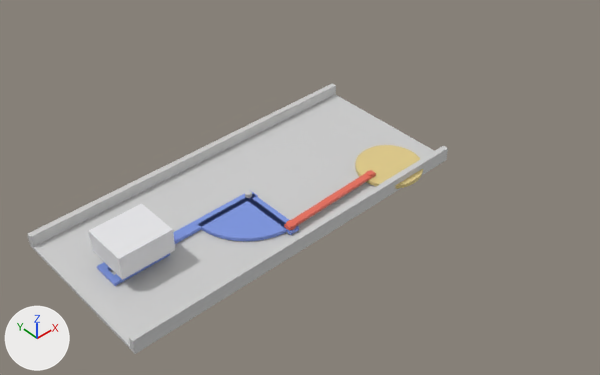
What one commit did to the Blender file Палка_демо.blend.
Before and after are seen from a 50 mm lens placed at (-57.4, -145.0, 151.3), pointed at (74.1, -0.6, -4.6). Every picture has the same lights, and +X, +Y and +Z are marked at lower left. The picture after the commit comes second.

The first picture shows 'Arm1', 'Arm3', 'Arm3Cap', 'Arm3RailN', 'Arm3RailS', 'AxisPost', 'Base', 'Cart', 'Corner1', 'CrankDisc', 'CrankPin', 'Palka', 'Slab', 'WallN', 'WallS'.
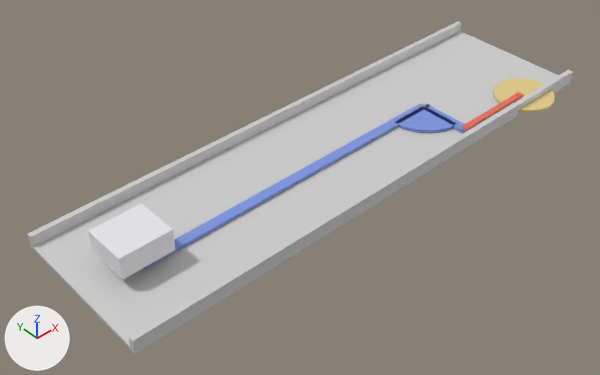
ob_pivot is not drawn itself; it is the parent of ob_base, ob_arm1, ob_corner1, ob_arm3, ob_arm3railn, ob_arm3rails, ob_arm3cap.
ob_crank is not drawn itself; it is the parent of ob_crankdisc, ob_crankpin.

The change, as a list of edits to the scene's bpy script:
```text
Change me_base:
    used by ob_base; parent = ob_pivot; location = (0.0, 0.0, 0.0)
    remove me_base.from_pydata(...)  # 64 vertices, 92 faces; spans x -18.0..0.0, y -18.0..0.0, z 1.3..2.3
    add me_base.from_pydata(...)  # 64 vertices, 92 faces; spans x -14.0..0.0, y -14.0..0.0, z 1.3..2.3
    me_base part 1: the whole mesh is scaled about the mesh origin by (0.778, 0.778, 1)
Change ob_slab:
    ob_slab.location: (56.0, 0.0, 0.5) -> (89.0, 0.0, 0.5)
    ob_slab.scale: (56.0, 25.0, 0.5) -> (89.0, 25.0, 0.5)
Change ob_walln:
    ob_walln.location: (56.0, 24.1, 2.8) -> (89.0, 24.1, 2.8)
    ob_walln.scale: (56.0, 0.9, 1.75) -> (89.0, 0.9, 1.75)
Change ob_walls:
    ob_walls.location: (56.0, -24.1, 2.8) -> (89.0, -24.1, 2.8)
    ob_walls.scale: (56.0, 0.9, 1.75) -> (89.0, 0.9, 1.75)
Change ob_pivot:
    ob_pivot.location: (55.0, 0.0, 0.0) -> (127.0, -2.5, 0.0)
Change ob_arm1:
    ob_arm1.matrix_parent_inverse: Matrix(((1.0, 0.0, 0.0, -55.0), (0.0, 1.0, 0.0, 0.0), (0.0, 0.0, 1.0, 0.0), (0.0, 0.0, 0.0, 1.0))) -> Matrix(((1.0, 0.0, 0.0, -127.0), (0.0, 1.0, 0.0, 2.5), (0.0, 0.0, 1.0, 0.0), (0.0, 0.0, 0.0, 1.0)))
    ob_arm1.location: (55.0, -9.8, 1.8) -> (127.0, -12.3, 1.8)
Change ob_corner1:
    ob_corner1.matrix_parent_inverse: Matrix(((1.0, 0.0, 0.0, -55.0), (0.0, 1.0, 0.0, 0.0), (0.0, 0.0, 1.0, 0.0), (0.0, 0.0, 0.0, 1.0))) -> Matrix(((1.0, 0.0, 0.0, -127.0), (0.0, 1.0, 0.0, 2.5), (0.0, 0.0, 1.0, 0.0), (0.0, 0.0, 0.0, 1.0)))
    ob_corner1.location: (55.0, -18.0, 2.95) -> (127.0, -20.5, 2.95)
Change ob_arm3:
    ob_arm3.matrix_parent_inverse: Matrix(((1.0, 0.0, 0.0, -55.0), (0.0, 1.0, 0.0, 0.0), (0.0, 0.0, 1.0, 0.0), (0.0, 0.0, 0.0, 1.0))) -> Matrix(((1.0, 0.0, 0.0, -127.0), (0.0, 1.0, 0.0, 2.5), (0.0, 0.0, 1.0, 0.0), (0.0, 0.0, 0.0, 1.0)))
    ob_arm3.location: (41.0, 0.0, 1.8) -> (73.0, -2.5, 1.8)
    ob_arm3.scale: (16.0, 1.6, 0.5) -> (56.0, 1.6, 0.5)
Remove ob_arm3railn:
    ob_arm3railn = bpy.data.objects.new('Arm3RailN', me_cube_006)
Change ob_arm3rails:
    remove ob_arm3rails.parent = ob_pivot
    remove ob_arm3rails.matrix_parent_inverse = Matrix(((1.0, 0.0, 0.0, -55.0), (0.0, 1.0, 0.0, 0.0), (0.0, 0.0, 1.0, 0.0), (0.0, 0.0, 0.0, 1.0)))
Remove ob_arm3cap:
    ob_arm3cap = bpy.data.objects.new('Arm3Cap', me_cube_008)
Change ob_axispost:
    ob_axispost.location: (55.0, 0.0, 2.2) -> (127.0, -2.5, 2.2)
Change ob_crank:
    ob_crank.location: (95.0, -17.0, 0.0) -> (157.0, -20.5, 0.0)
Change ob_crankdisc:
    ob_crankdisc.matrix_parent_inverse: Matrix(((1.0, 0.0, 0.0, -95.0), (0.0, 1.0, 0.0, 17.0), (0.0, 0.0, 1.0, 0.0), (0.0, 0.0, 0.0, 1.0))) -> Matrix(((1.0, 0.0, 0.0, -157.0), (0.0, 1.0, 0.0, 20.5), (0.0, 0.0, 1.0, 0.0), (0.0, 0.0, 0.0, 1.0)))
    ob_crankdisc.location: (95.0, -17.0, 1.9) -> (157.0, -20.5, 1.9)
Change ob_crankpin:
    ob_crankpin.matrix_parent_inverse: Matrix(((1.0, 0.0, 0.0, -95.0), (0.0, 1.0, 0.0, 17.0), (0.0, 0.0, 1.0, 0.0), (0.0, 0.0, 0.0, 1.0))) -> Matrix(((1.0, 0.0, 0.0, -157.0), (0.0, 1.0, 0.0, 20.5), (0.0, 0.0, 1.0, 0.0), (0.0, 0.0, 0.0, 1.0)))
    ob_crankpin.location: (86.6, -17.0, 3.15) -> (153.7, -20.5, 3.15)
Change ob_palka:
    ob_palka.rotation_euler: (0.0, 0.0, 0.0316) -> (0.0, 0.0, 0.0)  # degrees (0, 0, 1.8) -> degrees (0, 0, 0)
    ob_palka: bpy.data.objects.new('Palka', me_cube_009) -> bpy.data.objects.new('Palka', me_cube_006)
    ob_palka.location: (70.8, -17.5, 3.0) -> (140.3, -20.5, 3.0)
    ob_palka.scale: (17.3, 1.0, 0.5) -> (14.8, 1.0, 0.5)
```

Changed parts and their boxes [x1, y1, x2, y2] in the pictures (600 x 375 px):
'Slab', moved, rescaled (29% wider, 24% taller): before [30, 94, 447, 354]; after [30, 31, 570, 354]
'WallS', moved, rescaled (39% wider, 37% taller): before [128, 146, 448, 351]; after [128, 70, 572, 351]
'WallN', moved, rescaled (41% wider, 38% taller): before [27, 84, 336, 247]; after [27, 21, 462, 247]
'Arm3', moved, rescaled: before [173, 190, 258, 244]; after [144, 103, 431, 269]
'Base', moved, rescaled (36% narrower, 43% shorter): before [199, 198, 286, 241]; after [398, 109, 453, 133]
'CrankDisc', moved: before [355, 145, 423, 189]; after [493, 78, 555, 113]
'Palka', reshaped, moved, rescaled, turned: before [284, 170, 376, 231]; after [461, 92, 524, 131]
'Arm1', moved: before [245, 194, 299, 235]; after [420, 105, 467, 133]
'Arm3Cap', deleted: before [97, 264, 120, 286]
'Arm3RailS', moved (not visible afterwards): before [114, 253, 170, 283]
'Corner1', moved: before [286, 220, 296, 230]; after [463, 123, 472, 130]
'AxisPost', moved: before [245, 191, 252, 198]; after [420, 101, 427, 107]
'CrankPin', moved: before [366, 171, 373, 176]; after [515, 92, 522, 96]
'Arm3RailN', deleted (mostly hidden): before [102, 262, 111, 270]
